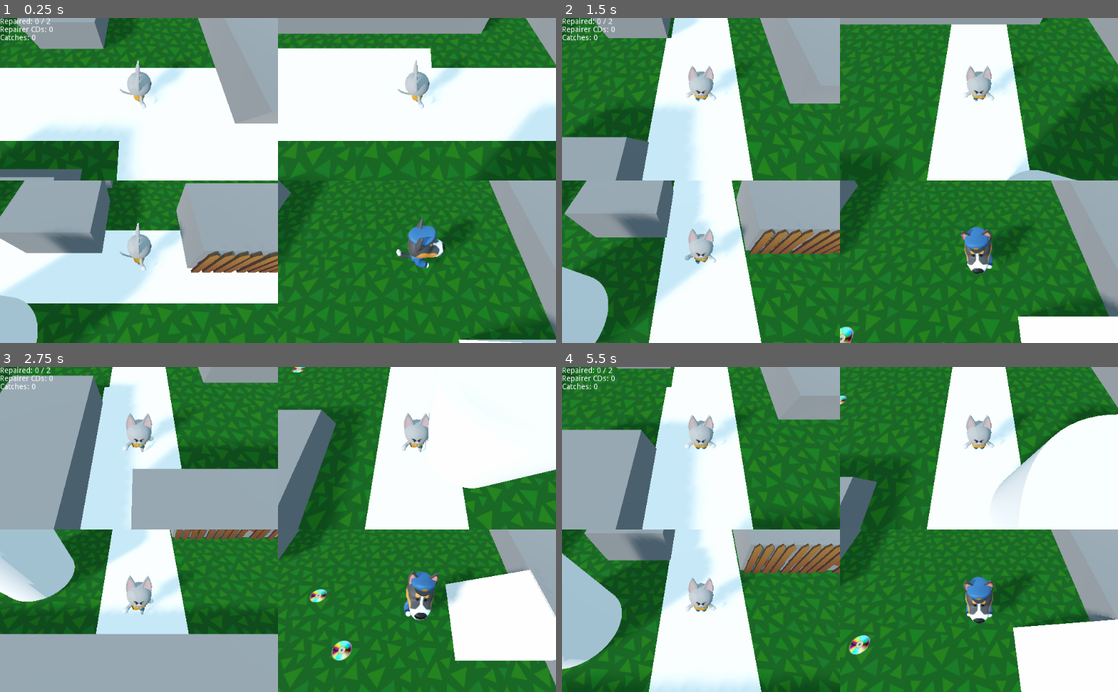
Above: before the commit, frames 1-4 (two rows, left to right).
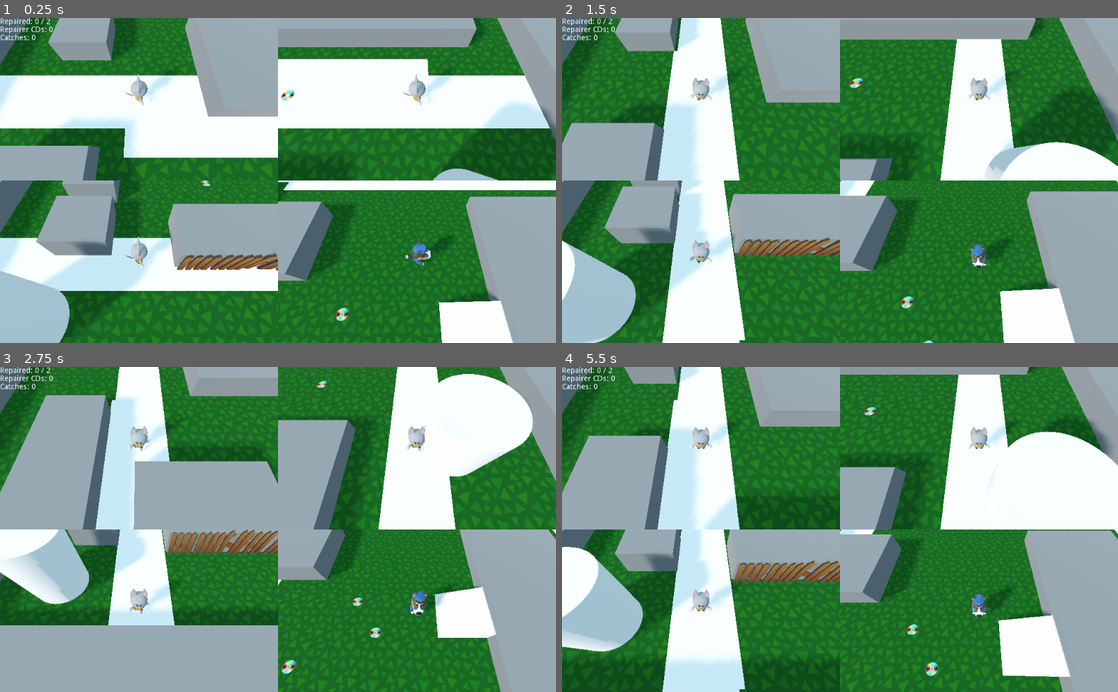
Above: after the commit, the same moments.

Repository: bmolyneaux/GGJ2020
Game: Godot game, scene res://UI/Splitscreen.tscn
Two runs of this game, one before a commit and one after it. Both use one fixed random seed, a clock stepped at 60 frames per second and the inputs below.
Inputs:
- Up to frame 1 (0.25 s): no input
- Up to frame 2 (1.5 s): tap Enter (ui_accept) at 0.5, 0.77 s; hold Right (ui_right) 0.53-1.28 s; tap Space at 0.6 s; hold S from 1.28 s (still down); tap Shift at 1.35 s
- Up to frame 3 (2.75 s): tap Enter (ui_accept) at 1.52 s; release S at 2.03 s; hold Right (ui_right) from 2.03 s (still down); tap Space at 2.1 s
- Up to frame 4 (5.5 s): release Right (ui_right) at 2.78 s; hold W 2.78-3.53 s; tap Shift at 2.85, 4.35 s; tap Enter (ui_accept) at 3.02, 3.77, 4.52 s; hold Left (ui_left) 3.53-5.03 s; tap Space at 3.6, 5.1 s; hold S from 5.03 s (still down)

The runs differ from the first frame. In frame 1, 42% of the frame differs, in the area x 0-100%, y 0-100%; in frame 2, 38%; in frame 3, 37%; in frame 4, 39%.

Commit message:
Move cameras further back

Diff:
--- a/UI/Splitscreen.tscn
+++ b/UI/Splitscreen.tscn
@@ -41,7 +41,7 @@
 script = ExtResource( 3 )
 
 [node name="Camera" type="Camera" parent="GridContainer/ViewportContainer/Viewport/CameraPivot"]
-transform = Transform( 1, 0, 0, 0, 1, 0, 0, 0, 1, 0, 0, 2.95343 )
+transform = Transform( 1, 0, 0, 0, 1, 0, 0, 0, 1, 0, 0, 4 )
 current = true
 
 [node name="World" parent="GridContainer/ViewportContainer/Viewport" instance=ExtResource( 1 )]
@@ -69,7 +69,7 @@
 index = 1
 
 [node name="Camera" type="Camera" parent="GridContainer/ViewportContainer2/Viewport/CameraPivot"]
-transform = Transform( 1, 0, 0, 0, 1, 0, 0, 0, 1, 0, 0, 2.95343 )
+transform = Transform( 1, 0, 0, 0, 1, 0, 0, 0, 1, 0, 0, 4 )
 current = true
 
 [node name="ViewportContainer3" type="ViewportContainer" parent="GridContainer"]
@@ -95,7 +95,7 @@
 index = 2
 
 [node name="Camera" type="Camera" parent="GridContainer/ViewportContainer3/Viewport/CameraPivot"]
-transform = Transform( 1, 0, 0, 0, 1, 0, 0, 0, 1, 0, 0, 2.95343 )
+transform = Transform( 1, 0, 0, 0, 1, 0, 0, 0, 1, 0, 0, 4 )
 current = true
 
 [node name="ViewportContainer4" type="ViewportContainer" parent="GridContainer"]
@@ -122,5 +122,5 @@
 index = 3
 
 [node name="Camera" type="Camera" parent="GridContainer/ViewportContainer4/Viewport/CameraPivot"]
-transform = Transform( 1, 0, 0, 0, 1, 0, 0, 0, 1, 0, 0, 2.95343 )
+transform = Transform( 1, 0, 0, 0, 1, 0, 0, 0, 1, 0, 0, 5 )
 current = true
